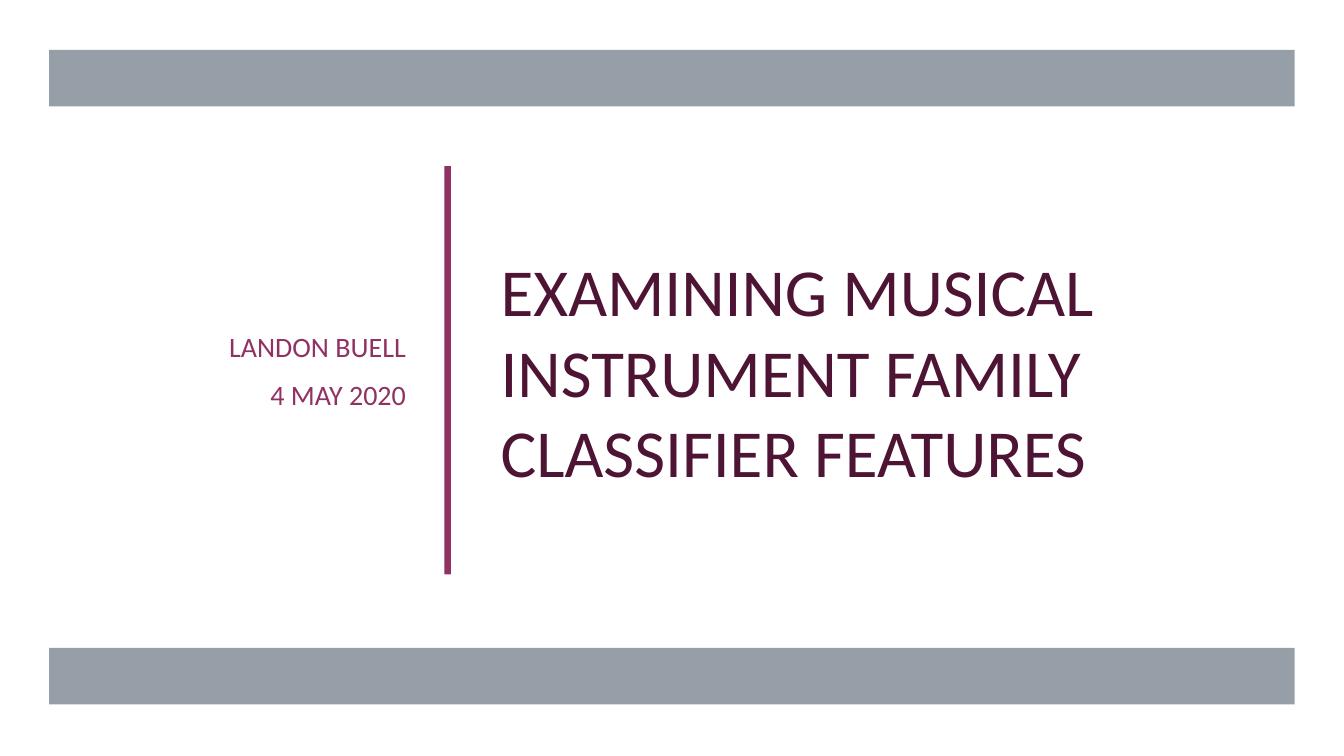
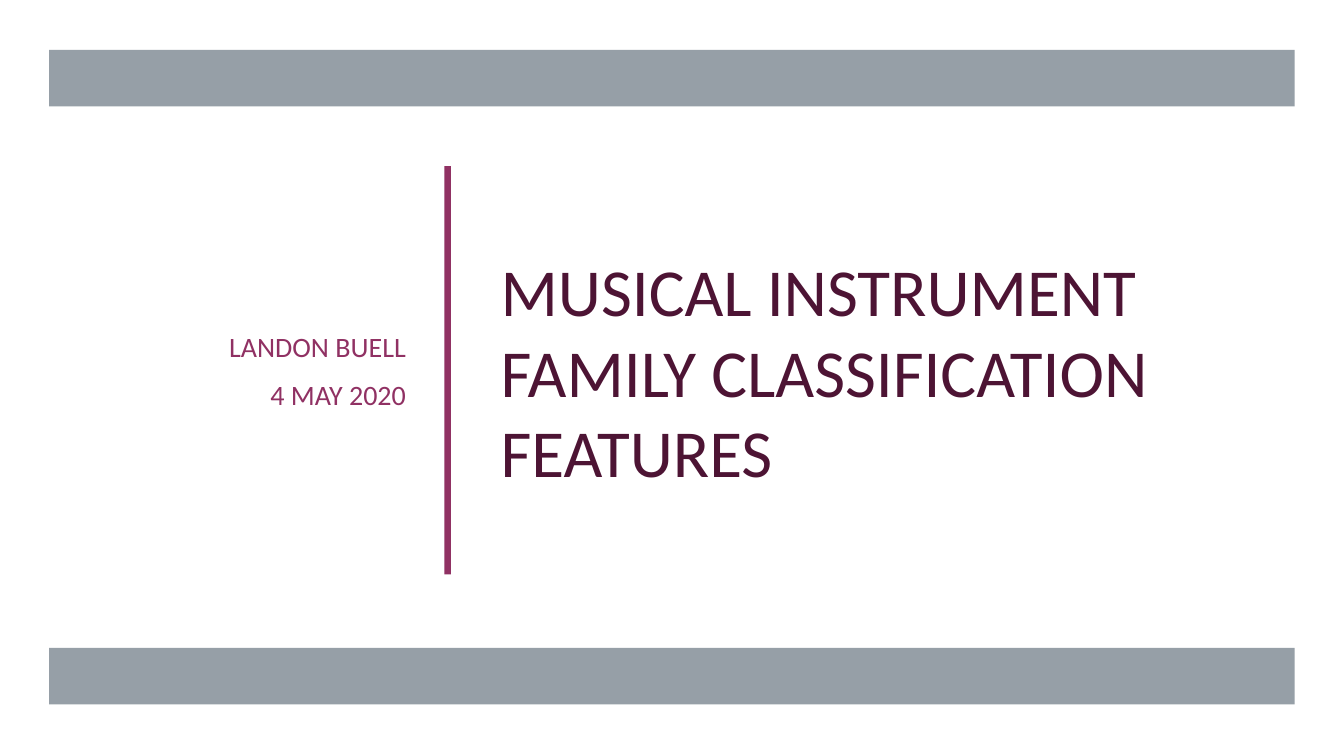
Before and after one commit to landonbuell/Buell-Senior-Thesis, a slide deck: slide 1 of Presentations/4 May 2020/Examining Musical Instrument Family Classifier Features.pptx. Drawn at 1344x756 pixels with LibreOffice and Linux fonts; fonts in the diff are those of the drawing. Boxes give left, top, right and bottom in pixels: in the first picture for what was removed or moved away, otherwise in the second. Text is boxed around its words. In the diff, an @@ line names an element or a change of style, - is before the commit and + after.

```diff
--- a/Presentations/4 May 2020/Examining Musical Instrument Family Classifier Features.pptx
+++ b/Presentations/4 May 2020/Examining Musical Instrument Family Classifier Features.pptx
@@ title at (501,272,1147,478): text changed @@
-EXAMINING MUSICAL INSTRUMENT FAMILY CLASSIFIER FEATURES
+MUSICAL INSTRUMENT FAMILY CLASSIFICATION FEATURES
```
Also in this commit, not shown: 1 other file.
